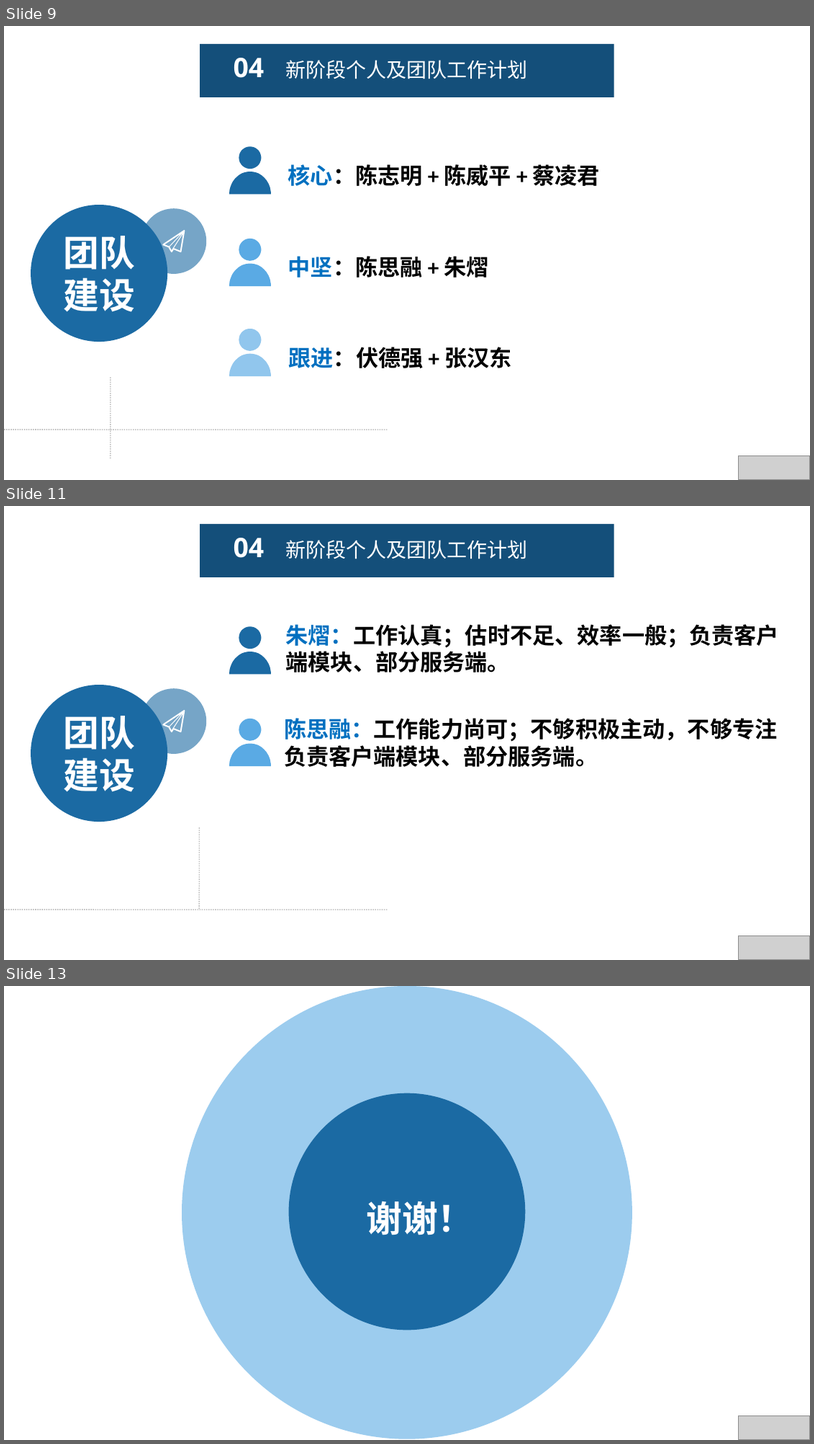
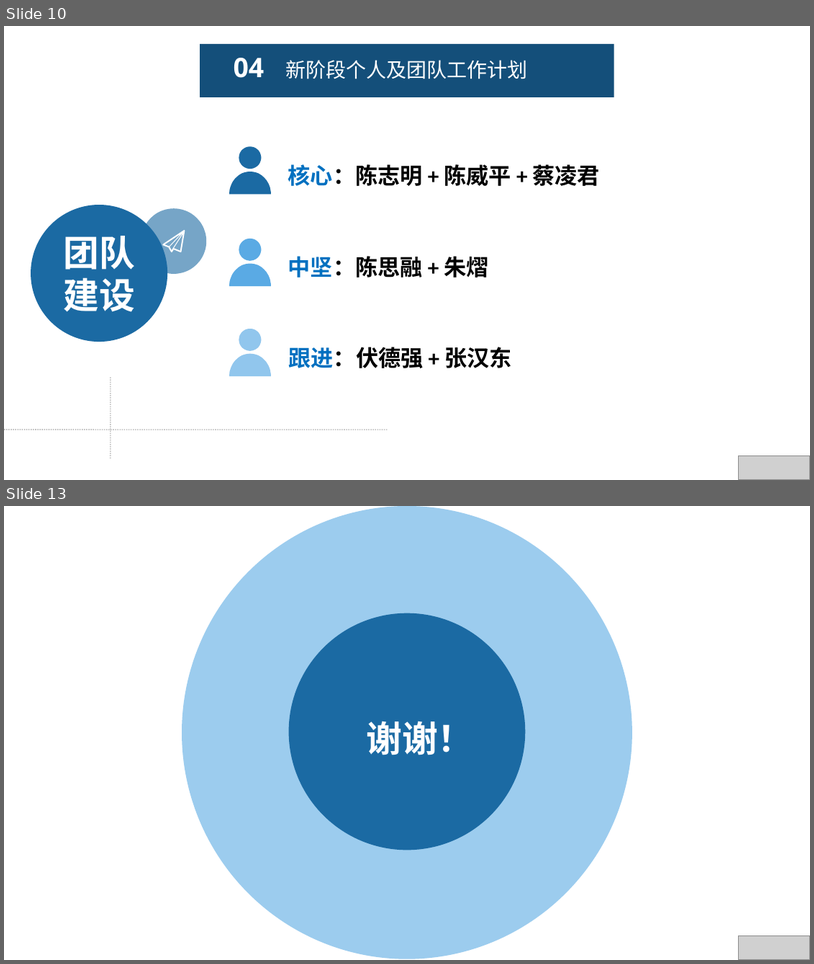
Before and after one commit to fengyuyu/world_rpg, a slide deck: 陈国锋-述职报告 .pptx. Shown one above the other, each under a label of ours: slides 9, 11 and 13 before the commit, slides 10 and 13 after it; the slides between them are not shown. The pictures are 814x1444 and 814x964 pixels, drawn with LibreOffice and Linux fonts; fonts in the diff are those of the drawing; grey boxes stand for pictures. Boxes give left, top, right and bottom in pixels: in the first picture for what was removed or moved away, otherwise in the second. Text is boxed around its words. In the diff, an @@ line names an element or a change of style, - is before the commit and + after.

```diff
--- a/陈国锋-述职报告 .pptx
+++ b/陈国锋-述职报告 .pptx
@@ slide 11 removed at [4, 506, 810, 960], background #FFFFFF @@
@@ rectangle removed at [200, 524, 615, 577] @@
@@ text removed at [234, 538, 265, 558] @@
-04
@@ text removed at [286, 540, 528, 559] @@
-新阶段个人及团队工作计划
@@ freeform shape removed at [239, 626, 261, 649] @@
@@ text removed at [286, 624, 780, 672] @@
-朱熠：工作认真；估时不足、效率一般；负责客户
-端模块、部分服务端。
@@ freeform shape removed at [230, 651, 272, 674] @@
@@ ellipse removed at [31, 685, 167, 821] @@
-团队
-建设
@@ ellipse removed at [141, 688, 206, 754] @@
@@ freeform shape removed at [163, 710, 185, 733] @@
@@ freeform shape removed at [239, 718, 261, 741] @@
@@ text removed at [284, 718, 778, 767] @@
-陈思融：工作能力尚可；不够积极主动，不够专注
-负责客户端模块、部分服务端。
@@ freeform shape removed at [230, 743, 272, 766] @@
@@ line removed from (199, 827) to (199, 909) @@
@@ line removed from (4, 909) to (388, 909) @@
@@ picture removed at [738, 936, 810, 960] @@
@@ what was slide 9 is now slide 10 @@
```
Also in this commit, not shown: 4 slides changed, 2 slides added, 1 other slide removed, 1 other file.
